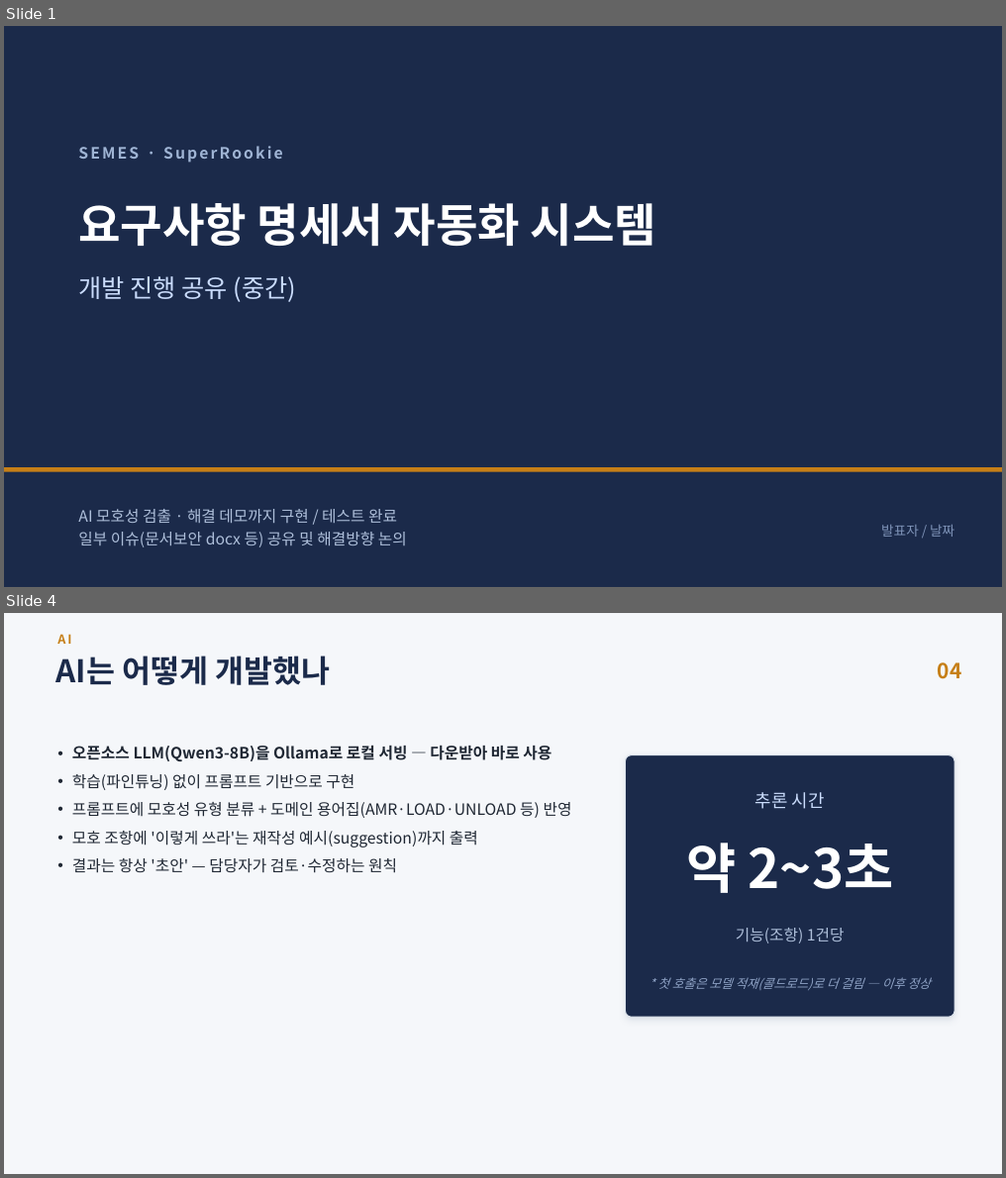
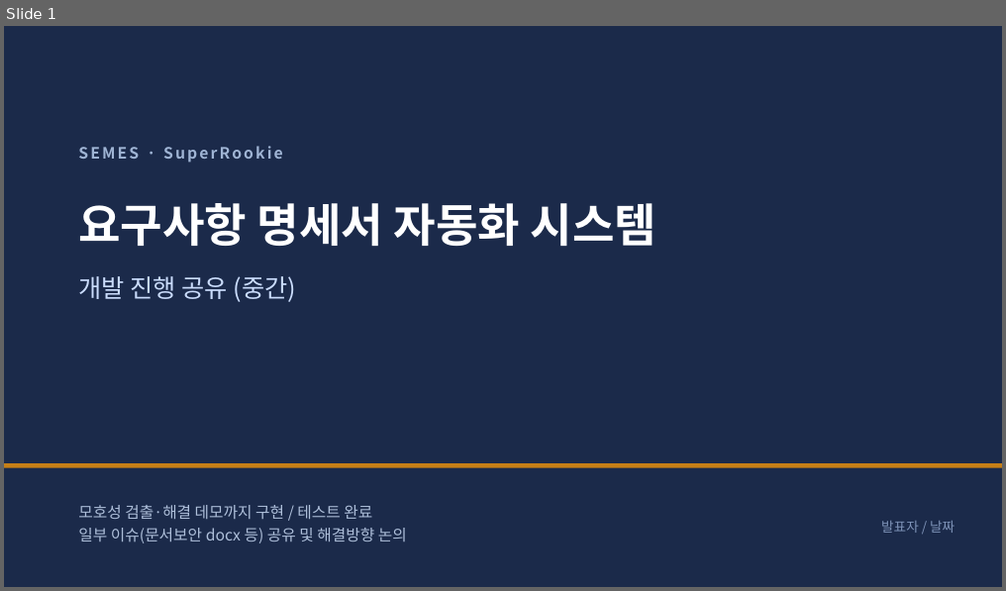
Before and after one commit to jihunhan98/semes-superrookie, a slide deck: docs/진행공유_요구사항자동화.pptx. Shown one above the other, each under a label of ours: slides 1 and 4 before the commit, slide 1 after it; the slides between them are not shown. The pictures are 1006x1178 and 1006x591 pixels, drawn with LibreOffice and Linux fonts; fonts in the diff are those of the drawing. Boxes give left, top, right and bottom in pixels: in the first picture for what was removed or moved away, otherwise in the second. Text is boxed around its words. In the diff, an @@ line names an element or a change of style, - is before the commit and + after.

```diff
--- a/docs/진행공유_요구사항자동화.pptx
+++ b/docs/진행공유_요구사항자동화.pptx
@@ slide 4 removed at box(4, 613, 1002, 1174), background #F5F7FA @@
@@ text removed at box(57, 634, 71, 644) @@
-AI
@@ text removed at box(56, 656, 330, 685) @@
-AI는 어떻게 개발했나
@@ text removed at box(938, 663, 962, 679) @@
-04
@@ text removed at box(72, 745, 572, 873) @@
-• 오픈소스 LLM(Qwen3-8B)을 Ollama로 로컬 서빙 — 다운받아 바로 사용
-• 학습(파인튜닝) 없이 프롬프트 기반으로 구현
-• 프롬프트에 모호성 유형 분류 + 도메인 용어집(AMR·LOAD·UNLOAD 등) 반영
-• 모호 조항에 '이렇게 쓰라'는 재작성 예시(suggestion)까지 출력
-• 결과는 항상 '초안' — 담당자가 검토·수정하는 원칙
@@ rounded rectangle removed at box(626, 756, 954, 1017) @@
@@ text removed at box(755, 792, 825, 809) @@
-추론 시간
@@ text removed at box(686, 843, 894, 893) @@
-약 2~3초
@@ text removed at box(736, 928, 845, 944) @@
-기능(조항) 1건당
@@ text removed at box(657, 977, 931, 990) @@
-* 첫 호출은 모델 적재(콜드로드)로 더 걸림 — 이후 정상
@@ slide 1 changed as well @@
@@ rectangle: place and size @@
-rectangle at box(4, 468, 1002, 472)
+rectangle at box(4, 464, 1002, 469)
@@ text at box(78, 505, 372, 519): text changed @@
-AI 모호성 검출 · 해결 데모까지 구현 / 테스트 완료
+모호성 검출·해결 데모까지 구현 / 테스트 완료
@@ text "발표자 / 날짜": place and size @@
-text "발표자 / 날짜" at box(881, 525, 954, 537)
+text "발표자 / 날짜" at box(881, 521, 954, 533)
```
Also in this commit, not shown: 5 other slides changed, 5 slides added, 3 other slides removed, 3 other files.
